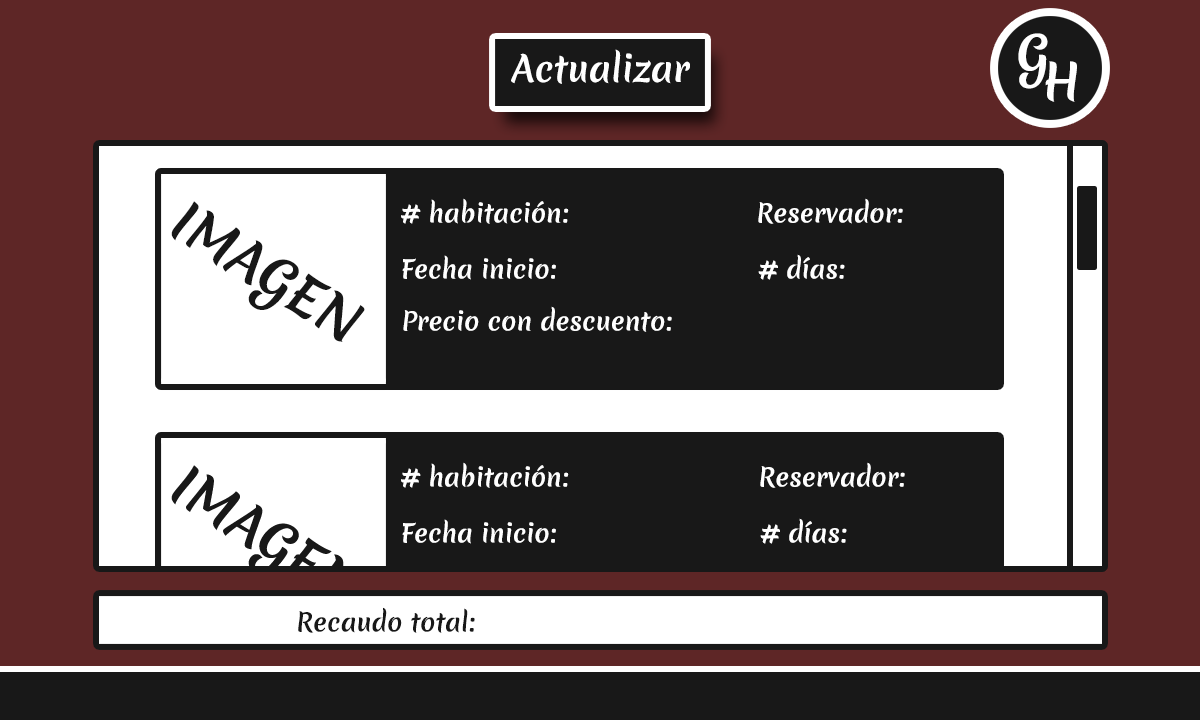
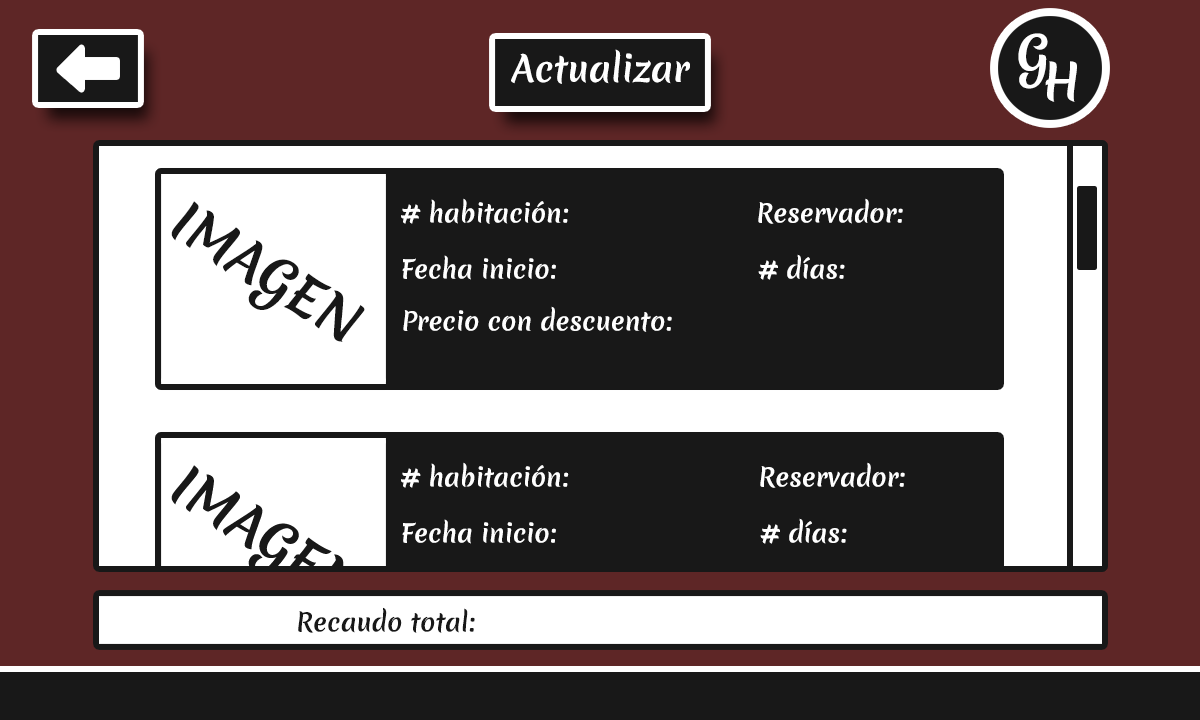
Layer changes from the first 1200 x 720 image to the second:
added group "Go To Back" (1st of 2, in "Buttons") with 2 layers in group "Buttons" over [38, 35, 138, 102]
added layer "Arrow" in group "Go To Back" over [59, 47, 117, 90]
added layer "Go To Back" (2nd of 2, in "Buttons" › "Go To Back") in group "Go To Back" over [38, 35, 138, 102]
